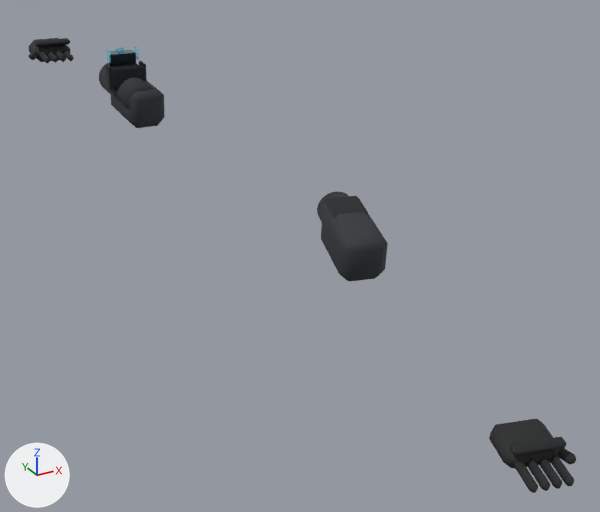
Two versions of the Blender file art_src/viewmodels/operative_hands.blend, one commit apart.
Camera for both pictures: a 50 mm camera at (-0.764, -1.702, 0.558) aimed at (0.001, -0.313, -0.137). The axes (+X, +Y, +Z) are drawn at lower left. The lights are the same throughout. The first picture is the older version.

Names of what the first picture shows: 'left_forearm_sleeve_round', 'left_sleeve', 'right_knuckle_pad', 'right_palm_mesh', 'right_sleeve' and 21 more.
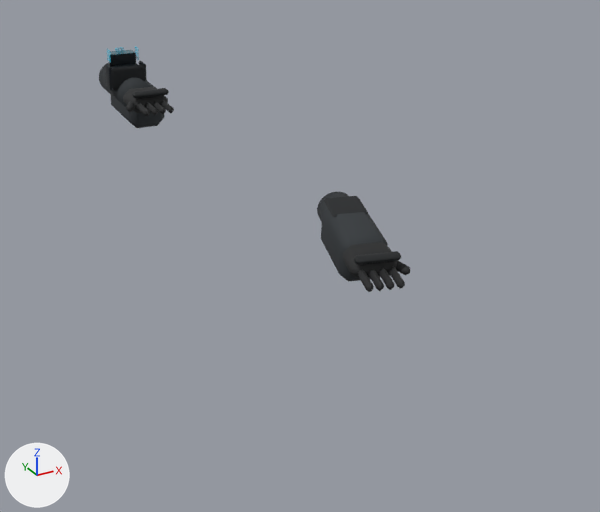
Commit message: Fix authored M4 hand attachment

ob_palm_r is not drawn itself; it is the parent of ob_thumb_r_01, ob_index_r_01, ob_middle_r_01, ob_ring_r_01, ob_pinky_r_01, ob_right_palm_mesh, ob_right_knuckle_pad, ob_right_finger_0.
ob_palm_l is not drawn itself; it is the parent of ob_thumb_l_01, ob_index_l_01, ob_middle_l_01, ob_ring_l_01, ob_pinky_l_01, ob_left_palm_mesh, ob_left_knuckle_pad, ob_left_finger_0.

Pixel boxes (x1, y1, x2, y2) of what changed, in the pictures (600 x 512 px):
'right_palm_mesh', moved: before (489, 419, 559, 468); after (342, 242, 398, 280)
'right_knuckle_pad', moved: before (510, 437, 566, 456); after (353, 251, 401, 265)
'left_palm_mesh', moved: before (28, 38, 71, 62); after (123, 87, 168, 114)
'right_finger_0', moved: before (514, 460, 538, 493); after (358, 269, 374, 292)
'right_finger_1', moved: before (527, 458, 550, 491); after (369, 268, 384, 291)
'right_finger_3', moved: before (550, 454, 574, 486); after (389, 266, 405, 289)
'right_finger_2', moved: before (538, 456, 562, 488); after (379, 267, 394, 290)
'left_knuckle_pad', moved: before (34, 38, 70, 47); after (132, 88, 169, 98)
'right_thumb_mesh', moved: before (557, 448, 576, 464); after (396, 260, 410, 275)
'left_finger_0', moved: before (39, 51, 50, 63); after (137, 103, 150, 116)
'left_finger_1', moved: before (47, 51, 58, 63); after (145, 102, 158, 115)
'left_finger_3', moved: before (63, 49, 74, 61); after (161, 100, 174, 113)
'left_finger_2', moved: before (55, 50, 66, 62); after (153, 101, 166, 114)
'left_thumb_mesh', moved: before (29, 50, 38, 60); after (126, 101, 135, 112)

The change, as a list of edits to the scene's bpy script:
```text
Change ob_palm_r:
    ob_palm_r.location: (0.13, -0.48, -0.08) -> (0.0, -0.06, 0.02)
Change ob_palm_l:
    ob_palm_l.location: (-0.165, 0.245, 0.095) -> (-0.02, -0.07, 0.04)
```
